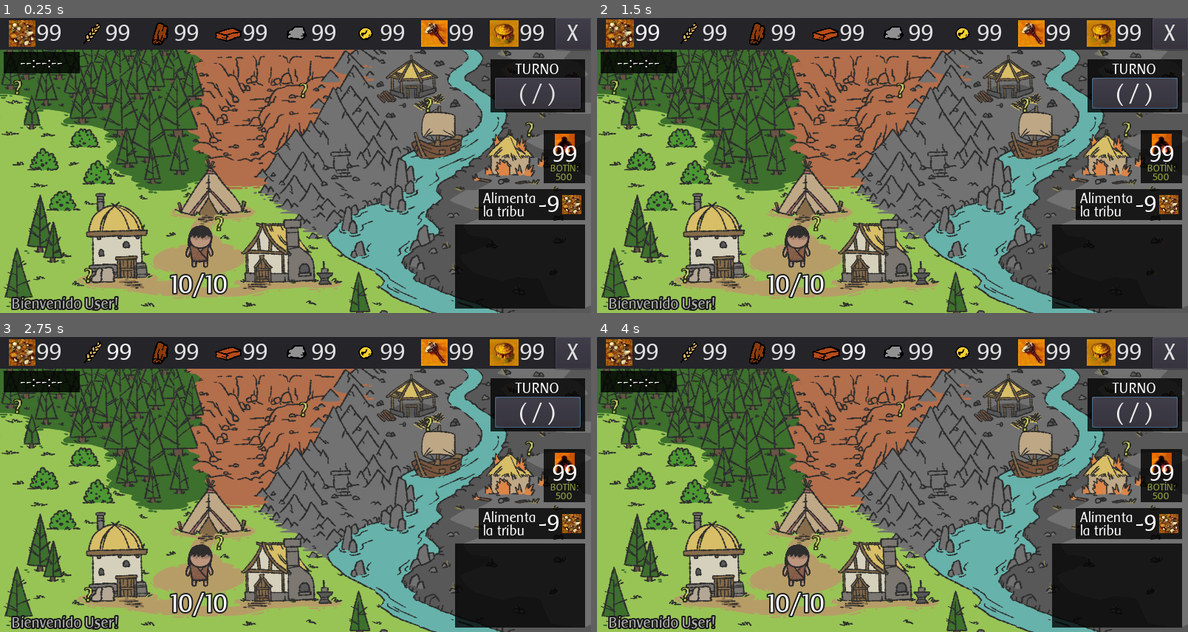
Above: before the commit, frames 1-4 (two rows, left to right).
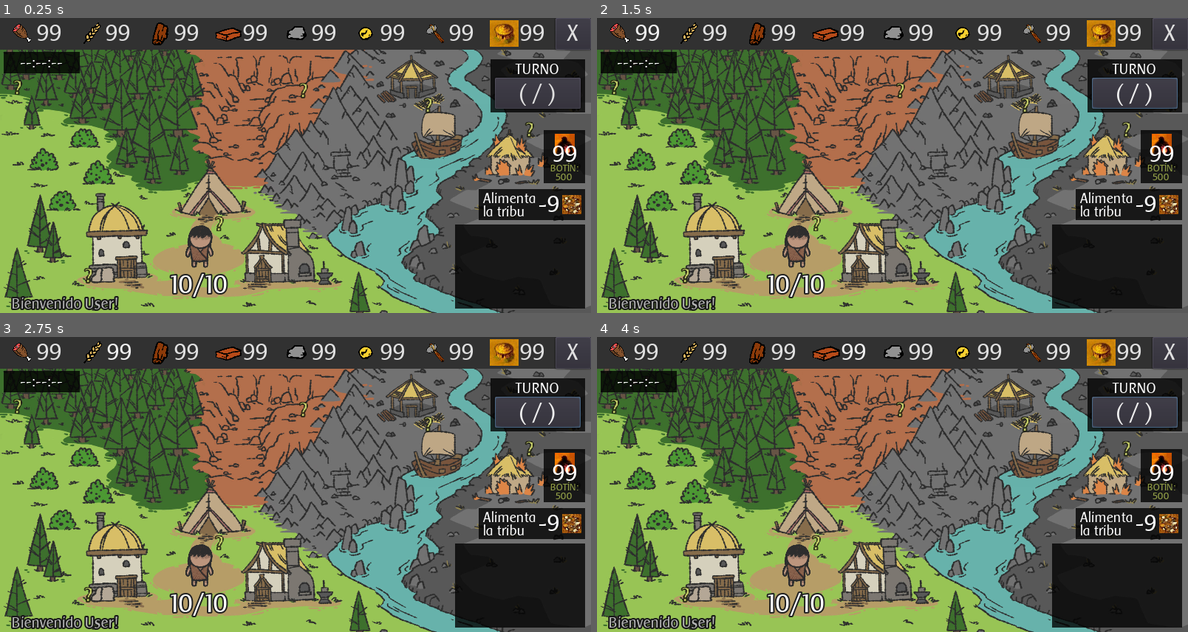
Above: after the commit, the same moments.

Repository: GabrielCancro/stone_age_firebase
Game: Godot game, scene res://Games/StoneAge/Game.tscn
Same seed, same stepped clock (60 frames per second), same inputs: the game is played once before the commit and once after it. This scene is started directly instead of the project's main scene.
Inputs:
- Up to frame 1 (0.25 s): no input
- Up to frame 2 (1.5 s): click "( / )" at 0.5 s; click "99" at 1.25 s
- Up to frame 3 (2.75 s): click "99" at 2 s
- Up to frame 4 (4 s): click "99" at 2.75 s; click "99" at 3.5 s

The runs differ from the first frame. In frame 1, 0.8% of the frame differs, in the area x 1-76%, y 0-10%; in frame 2, 0.8%; in frame 3, 0.8%; in frame 4, 0.8%.
Error in both runs: Invalid get index 'villager' (on base: 'Nil'). (res://Games/StoneAge/nodes/Drager.gd:6)

Commit message:
update

Diff:
--- a/Games/StoneAge/Game.tscn
+++ b/Games/StoneAge/Game.tscn
@@ -51,6 +51,11 @@
 [ext_resource path="res://Games/StoneAge/assets/new_res/stone.png" type="Texture" id=49]
 [ext_resource path="res://Games/StoneAge/assets/new_res/camp.png" type="Texture" id=50]
 [ext_resource path="res://Games/StoneAge/assets/new_res/gold.png" type="Texture" id=51]
+[ext_resource path="res://Games/StoneAge/assets/new_res/tool.png" type="Texture" id=52]
+[ext_resource path="res://Games/StoneAge/assets/new_res/food.png" type="Texture" id=53]
+
+[sub_resource type="StyleBoxFlat" id=3]
+bg_color = Color( 0.196078, 0.196078, 0.196078, 1 )
 
 [sub_resource type="DynamicFont" id=2]
 size = 21
@@ -172,6 +177,7 @@
 margin_right = 800.0
 margin_bottom = 43.0
 theme = ExtResource( 2 )
+custom_styles/panel = SubResource( 3 )
 
 [node name="Label" type="Label" parent="Header"]
 modulate = Color( 0.721569, 0.721569, 0.721569, 1 )
@@ -504,7 +510,7 @@
 button_mask = 0
 enabled_focus_mode = 0
 text = "99"
-icon = ExtResource( 10 )
+icon = ExtResource( 53 )
 flat = true
 expand_icon = true
 
@@ -588,7 +594,7 @@
 button_mask = 0
 enabled_focus_mode = 0
 text = "99"
-icon = ExtResource( 12 )
+icon = ExtResource( 52 )
 flat = true
 expand_icon = true
 
Not shown: 1 places in Games/StoneAge/Game.tscn that only renumber resources
Binary file added: Games/StoneAge/assets/new_res/food.png
Not shown, added: Games/StoneAge/assets/new_res/food.png.import
Binary file added: Games/StoneAge/assets/new_res/house.png
Not shown, added: Games/StoneAge/assets/new_res/house.png.import
Binary file added: Games/StoneAge/assets/new_res/tool.png
Not shown, added: Games/StoneAge/assets/new_res/tool.png.import
